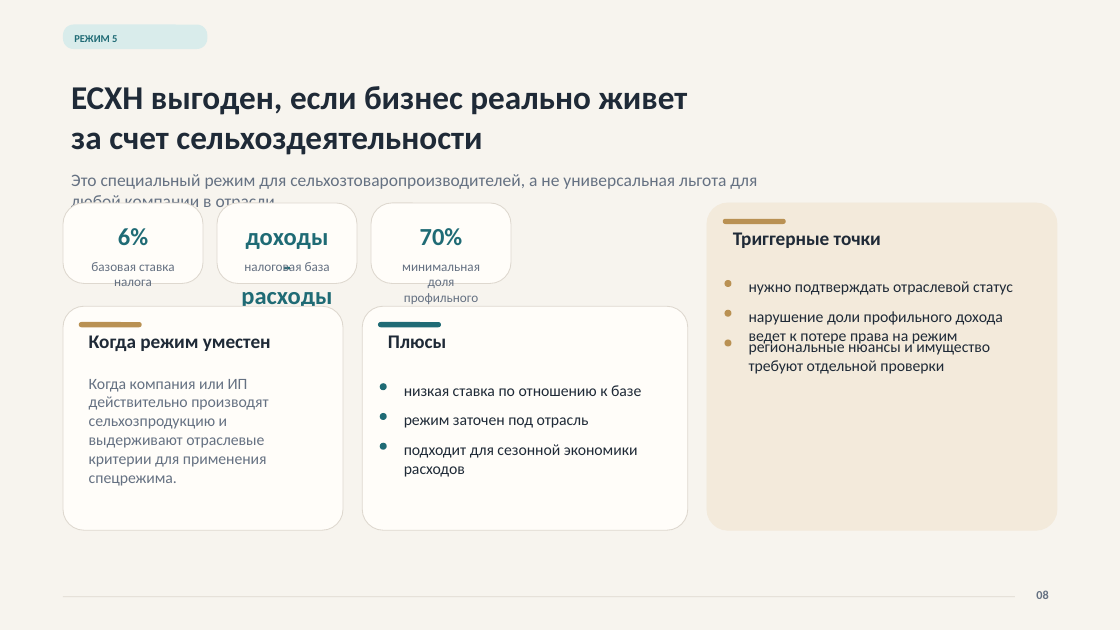
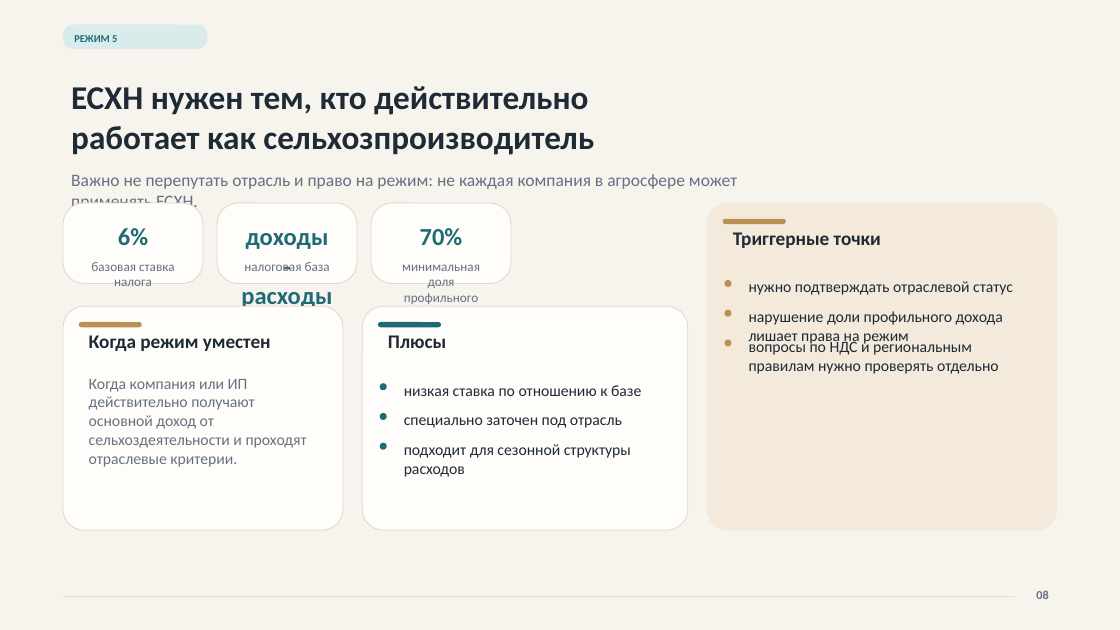
Before and after one commit to NeVika2026/nevikahub, a slide deck: slide 8 of ekaterina-tax-students/assets/tax-systems-ekaterina.pptx. Drawn at 1120x630 pixels with LibreOffice and Linux fonts; fonts in the diff are those of the drawing. Boxes give left, top, right and bottom in pixels: in the first picture for what was removed or moved away, otherwise in the second. Text is boxed around its words. In the diff, an @@ line names an element or a change of style, - is before the commit and + after.

```diff
--- a/ekaterina-tax-students/assets/tax-systems-ekaterina.pptx
+++ b/ekaterina-tax-students/assets/tax-systems-ekaterina.pptx
@@ text at <box>71,86,594,155</box>: text changed @@
-ЕСХН выгоден, если бизнес реально живет за счет сельхоздеятельности
+ЕСХН нужен тем, кто действительно работает как сельхозпроизводитель
@@ text at <box>71,174,737,207</box>: text changed @@
-Это специальный режим для сельхозтоваропроизводителей, а не универсальная льгота для любой компании в отрасли.
+Важно не перепутать отрасль и право на режим: не каждая компания в агросфере может применять ЕСХН.
@@ text at <box>749,311,1003,346</box>: text changed @@
-нарушение доли профильного дохода ведет к потере права на режим
+нарушение доли профильного дохода лишает права на режим
@@ text at <box>749,338,999,374</box>: text changed @@
-региональные нюансы и имущество требуют отдельной проверки
+вопросы по НДС и региональным правилам нужно проверять отдельно
@@ text at <box>89,379,307,467</box>: text changed @@
-Когда компания или ИП действительно производят сельхозпродукцию и выдерживают отраслевые критерии для применения спецрежима.
+Когда компания или ИП действительно получают основной доход от сельхоздеятельности и проходят отраслевые критерии.
@@ text at <box>404,417,622,428</box>: text changed @@
-режим заточен под отрасль
+специально заточен под отрасль
@@ text at <box>404,444,631,477</box>: text changed @@
-подходит для сезонной экономики расходов
+подходит для сезонной структуры расходов
```
Also in this commit, not shown: 14 other slides changed, 3 other files.
